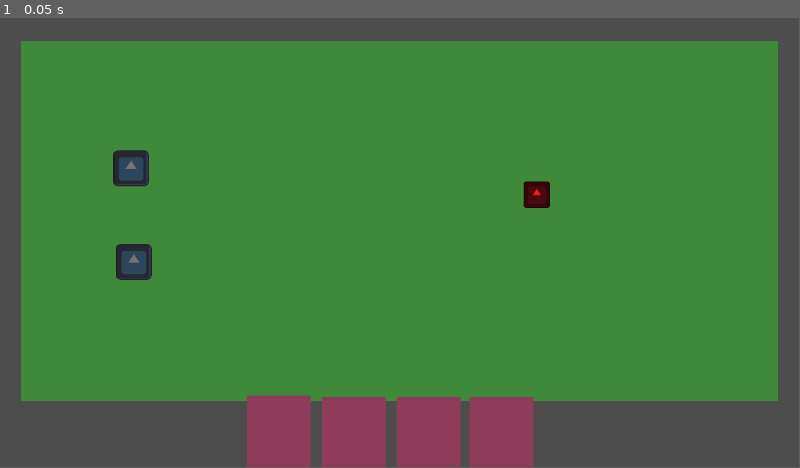
Above: before the commit, frame 1.
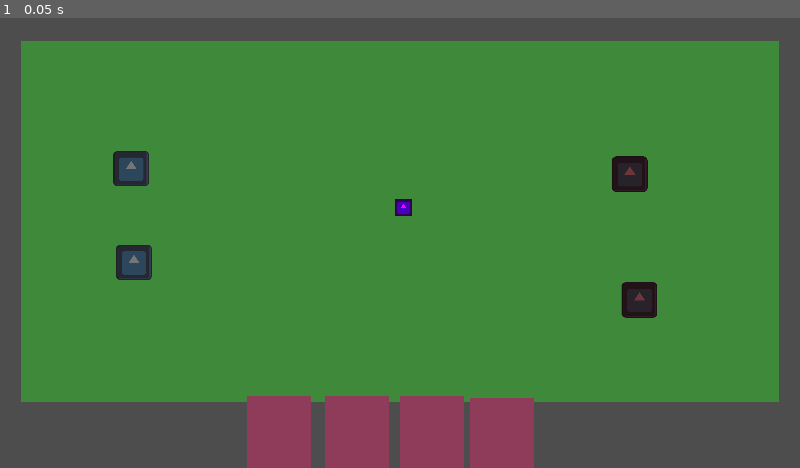
Above: after the commit, the same moment.

Repository: CardozoCasariegoLuciano/IDV_Boss_2024_S2
Game: Godot game, scene res://main.tscn
The game is run twice, just before and just after one commit, with the same random seed, the same clock (stepped at 60 frames per second) and the same inputs. The engine's default icon, where the game draws it, is replaced by a stand-in: a white triangle on a blue panel in a dark square.
Inputs:
- Up to frame 1 (0.05 s): no input
In our replay, the window is 799x449 before the commit and 800x450 after it. These sizes can differ from the game's own. Grey fills any space a smaller window leaves; there, only what the larger window draws over its background counts as a difference.

The runs differ from the first frame. In frame 1, 1.7% of the frame differs, in the area x 2-98%, y 5-100%.

Commit message:
Carts generation and turns

Diff:
--- /dev/null
+++ b/GLOBAL.gd
@@ -0,0 +1,7 @@
+extends Node
+
+var can_execute = false
+
+# Called when the node enters the scene tree for the first time.
+func _ready() -> void:
+	print("Funcaaa")
--- a/entities/cart/cart.gd
+++ b/entities/cart/cart.gd
@@ -1,4 +1,6 @@
 extends ColorRect
+class_name Cart
+
 var valu := 10000
 
 # Called when the node enters the scene tree for the first time.
--- a/entities/pelota/pelota.tscn
+++ b/entities/pelota/pelota.tscn
@@ -18,10 +18,10 @@
 
 [node name="CollisionShape2D" type="CollisionShape2D" parent="."]
 position = Vector2(-1, -2)
-scale = Vector2(0.3, 0.3)
+scale = Vector2(0.2, 0.2)
 shape = SubResource("RectangleShape2D_gt1jc")
 
 [node name="Sprite2D" type="Sprite2D" parent="."]
-modulate = Color(1, 0.08, 0.08, 1)
-scale = Vector2(0.3, 0.3)
+modulate = Color(1, 0, 1, 1)
+scale = Vector2(0.2, 0.2)
 texture = ExtResource("1_bgohv")
--- a/entities/players/player.gd
+++ b/entities/players/player.gd
@@ -1,15 +1,17 @@
 extends RigidBody2D
 
 #TODOs
+#Que no salgan de la cancha
 #Poder ver el radio del mover al jugador
 #Crear la clase padre para los jugadores
 #Crear la carta padre para que las demas la hereden
-#Que no se jueguen al momento, sino que espere a que le de a un boton
-
+#Dibujar bien la cancha y definir los arcos
+#Mostrar toda la UI
 
 var enable_click := false
-var power
+var used_cart: Cart
 var target
+var action_saved
 
 func _ready() -> void:
 	contact_monitor = true
@@ -20,11 +22,16 @@
 
 func _physics_process(delta):
 	set_friction()
+	execute_move()
 
-func _on_panel_on_cart_used(data) -> void:
-	print("data usada ", data.valu)
+func execute_move():
+	if !action_saved or !Global.can_execute: return
+	apply_central_impulse(action_saved)
+	action_saved = null
+
+func _on_panel_on_cart_used(data: Cart) -> void:
 	enable_click = true
-	power = data.valu
+	used_cart = data
 
 func _input(event):
 	if(!enable_click): return
@@ -34,8 +41,9 @@
 			#Ver como mejorar eso, si el player esta inclinado al momento de aplicar un
 			#impulso se va para cualquier lado y no donde se hizo click
 			rotation = 0
-			apply_central_impulse(get_local_mouse_position().normalized() * power)
+			action_saved = (get_local_mouse_position().normalized() * used_cart.valu)
 			enable_click = false
+			used_cart.queue_free()
 
 func set_friction():
 	if target != null:
--- /dev/null
+++ b/main.gd
@@ -0,0 +1,30 @@
+extends Node
+
+@onready var cartas: Node = $cartas
+@export var cart_scene: PackedScene
+
+const CANT_CARTS = 4
+
+
+func _on_remove_cart(node: Node) -> void:
+	if cartas.get_children().size() - 1 <= 0:
+		Global.can_execute = true
+		$CartsConfig/CreationDelay.start()
+
+func _on_creation_delay() -> void:
+	generate_carts()
+
+func generate_carts():
+	for i in range(CANT_CARTS):
+		create_cart(i)
+	Global.can_execute = false
+
+func create_cart(index: int):
+		var newCart: Cart = cart_scene.instantiate()
+		cartas.add_child.call_deferred(newCart)
+		newCart.size = Vector2(92, 176)
+		newCart.color = "8f3c5a"
+
+		var path_follow_2d: PathFollow2D = $CartsConfig/CreationCartPath/PathFollow2D
+		path_follow_2d.progress = 100 * index
+		newCart.global_position = path_follow_2d.global_position
--- a/main.tscn
+++ b/main.tscn
@@ -1,11 +1,20 @@
-[gd_scene load_steps=5 format=3 uid="uid://c1touvs3ht15k"]
+[gd_scene load_steps=7 format=3 uid="uid://c1touvs3ht15k"]
 
 [ext_resource type="PackedScene" uid="uid://dbifrqao8wfwq" path="res://entities/pelota/pelota.tscn" id="1_4ipka"]
+[ext_resource type="Script" path="res://main.gd" id="1_hn30x"]
 [ext_resource type="PackedScene" uid="uid://djaky7olesetp" path="res://entities/players/player.tscn" id="1_isdmp"]
 [ext_resource type="Script" path="res://field_drop_detector.gd" id="1_kwt4r"]
 [ext_resource type="PackedScene" uid="uid://dwfu2jhpxxr5d" path="res://entities/cart/cart.tscn" id="2_r3yq7"]
 
+[sub_resource type="Curve2D" id="Curve2D_nkn7e"]
+_data = {
+"points": PackedVector2Array(0, 0, 0, 0, 270, 642, 0, 0, 0, 0, 398, 650, 0, 0, 0, 0, 492, 637, -32.8434, -1.05946, 32.8434, 1.05946, 630, 646, 0, 0, 0, 0, 741, 654, 0, 0, 0, 0, 779, 656)
+}
+point_count = 6
+
 [node name="Node" type="Node"]
+script = ExtResource("1_hn30x")
+cart_scene = ExtResource("2_r3yq7")
 
 [node name="cancha" type="Node" parent="."]
 
@@ -24,10 +33,18 @@
 
 [node name="Jugadores" type="Node" parent="."]
 
-[node name="Player2" parent="Jugadores" instance=ExtResource("1_isdmp")]
+[node name="PlayerA_1" parent="Jugadores" instance=ExtResource("1_isdmp")]
+modulate = Color(0.91, 0.4732, 0.4732, 1)
+position = Vector2(921, 406)
+
+[node name="PlayerA_2" parent="Jugadores" instance=ExtResource("1_isdmp")]
+modulate = Color(0.91, 0.4732, 0.4732, 1)
+position = Vector2(907, 225)
+
+[node name="PlayerB_1" parent="Jugadores" instance=ExtResource("1_isdmp")]
 position = Vector2(193, 352)
 
-[node name="Player1" parent="Jugadores" instance=ExtResource("1_isdmp")]
+[node name="PlayerB_2" parent="Jugadores" instance=ExtResource("1_isdmp")]
 position = Vector2(189, 217)
 
 [node name="cartas" type="Node" parent="."]
@@ -39,16 +56,16 @@
 offset_bottom = 723.0
 
 [node name="ColorRect3" parent="cartas" instance=ExtResource("2_r3yq7")]
-offset_left = 464.0
-offset_top = 547.0
-offset_right = 556.0
-offset_bottom = 723.0
+offset_left = 468.0
+offset_top = 544.0
+offset_right = 560.0
+offset_bottom = 720.0
 
 [node name="ColorRect4" parent="cartas" instance=ExtResource("2_r3yq7")]
-offset_left = 572.0
-offset_top = 547.0
-offset_right = 664.0
-offset_bottom = 723.0
+offset_left = 576.0
+offset_top = 545.0
+offset_right = 668.0
+offset_bottom = 721.0
 
 [node name="ColorRect6" parent="cartas" instance=ExtResource("2_r3yq7")]
 offset_left = 356.0
@@ -57,4 +74,20 @@
 offset_bottom = 721.0
 
 [node name="Pelota" parent="." instance=ExtResource("1_4ipka")]
-position = Vector2(774, 255)
+position = Vector2(581, 273)
+
+[node name="CartsConfig" type="Node" parent="."]
+
+[node name="CreationDelay" type="Timer" parent="CartsConfig"]
+one_shot = true
+
+[node name="CreationCartPath" type="Path2D" parent="CartsConfig"]
+position = Vector2(40, -99)
+curve = SubResource("Curve2D_nkn7e")
+
+[node name="PathFollow2D" type="PathFollow2D" parent="CartsConfig/CreationCartPath"]
+position = Vector2(270, 642)
+rotation = 0.0624188
+
+[connection signal="child_exiting_tree" from="cartas" to="." method="_on_remove_cart"]
+[connection signal="timeout" from="CartsConfig/CreationDelay" to="." method="_on_creation_delay"]
--- a/project.godot
+++ b/project.godot
@@ -15,6 +15,14 @@
 config/features=PackedStringArray("4.3", "Mobile")
 config/icon="res://icon.svg"
 
+[autoload]
+
+Global="*res://GLOBAL.gd"
+
+[display]
+
+window/stretch/mode="canvas_items"
+
 [input]
 
 LEFT_CLICK={
